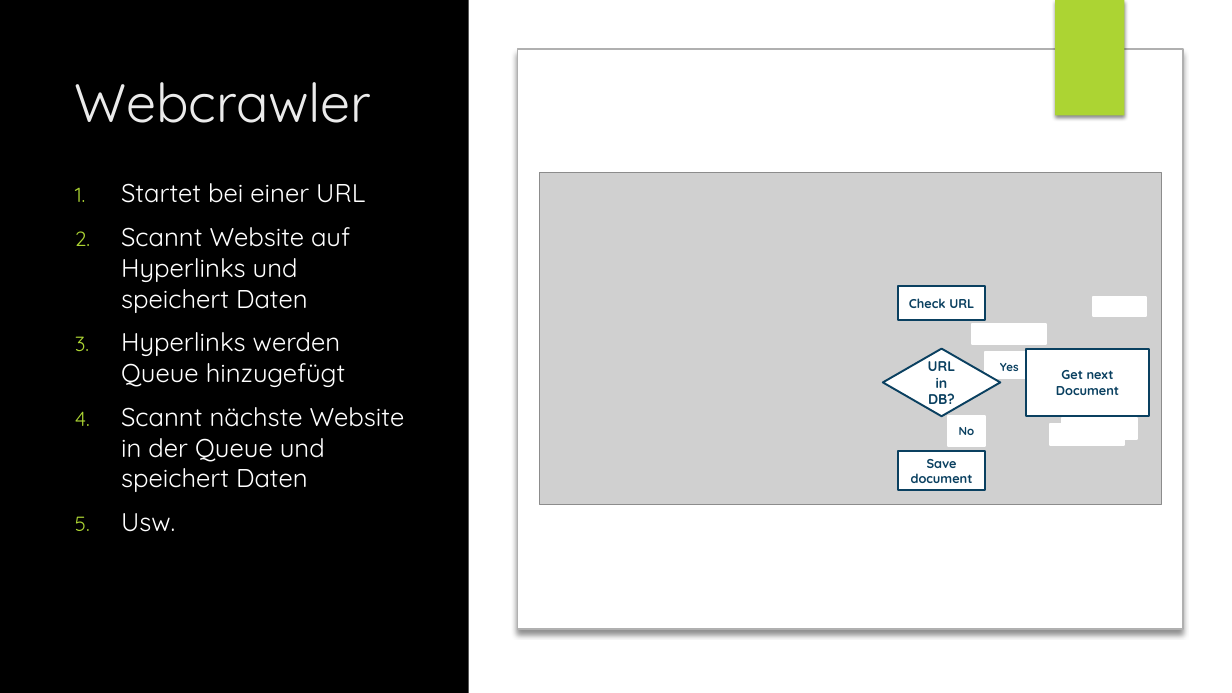
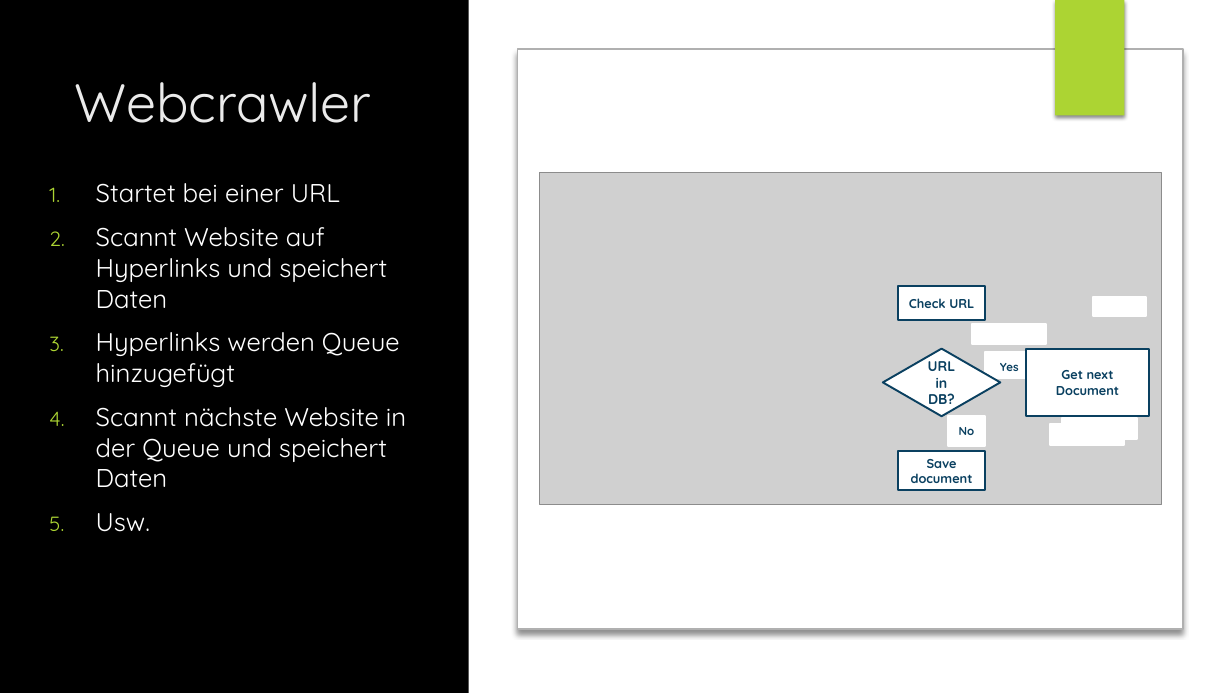
Before and after one commit to Tiim/Unibas-HS19-Internet-and-Secutity-project-webcrawler, a slide deck: slide 4 of Präsentation/Web Crawling.pptx. Drawn at 1232x693 pixels with LibreOffice and Linux fonts; fonts in the diff are those of the drawing; grey boxes stand for pictures; background and template pictures are left out. Boxes give left, top, right and bottom in pixels: in the first picture for what was removed or moved away, otherwise in the second. Text is boxed around its words. In the diff, an @@ line names an element or a change of style, - is before the commit and + after.

```diff
--- a/Präsentation/Web Crawling.pptx
+++ b/Präsentation/Web Crawling.pptx
@@ text "Startet bei einer URL" rewrapped from [121,183,405,532] to [96,183,406,532] @@
```
Also in this commit, not shown: 7 other slides changed, 1 slide added, 6 other files.
